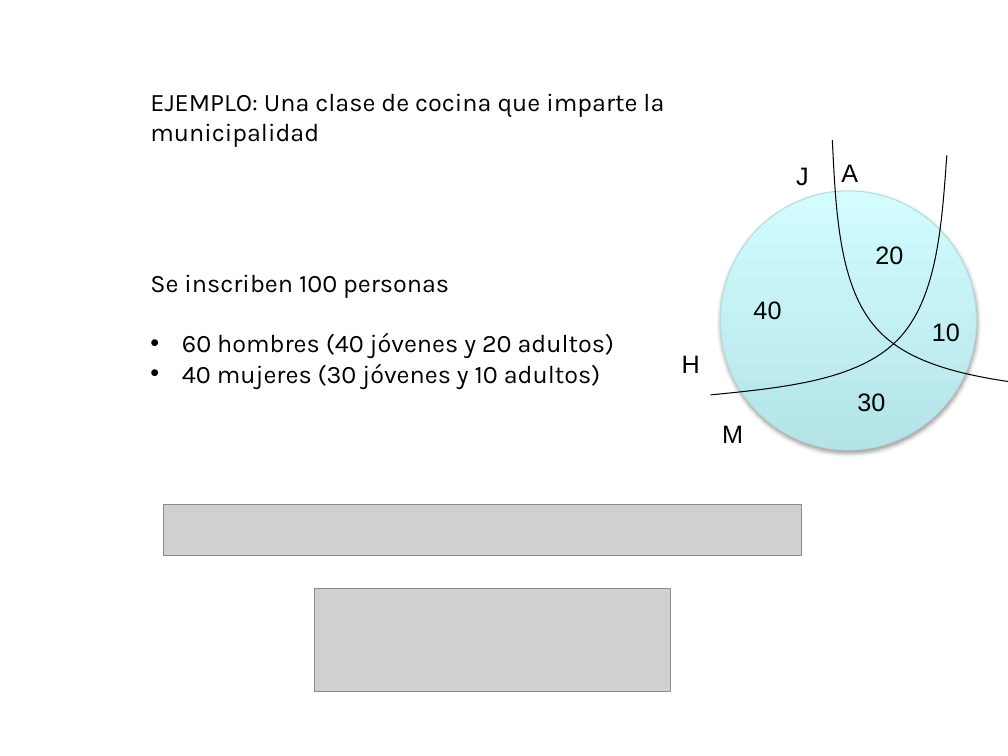
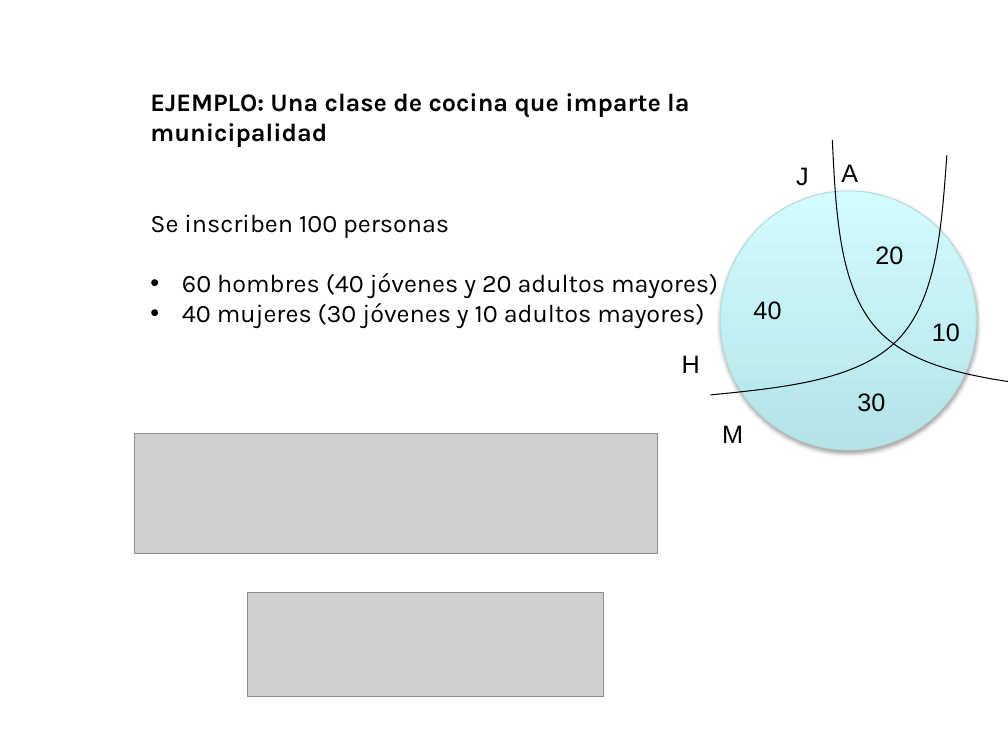
Before and after one commit to domingomery/patrones, a slide deck: slide 18 of clases/Cap04_Clasificacion/presentations/PAT04_Bayes.pptx. Drawn at 1008x756 pixels with LibreOffice and Linux fonts; fonts in the diff are those of the drawing; grey boxes stand for pictures. Boxes give left, top, right and bottom in pixels: in the first picture for what was removed or moved away, otherwise in the second. Text is boxed around its words. In the diff, an @@ line names an element or a change of style, - is before the commit and + after.

```diff
--- a/clases/Cap04_Clasificacion/presentations/PAT04_Bayes.pptx
+++ b/clases/Cap04_Clasificacion/presentations/PAT04_Bayes.pptx
@@ text at (150, 93, 689, 147): bold on in "EJEMPLO: Una clase de cocina que imparte ..." @@
@@ text at (182, 273, 718, 329): text changed @@
-• 60 hombres (40 jóvenes y 20 adultos)
-• 40 mujeres (30 jóvenes y 10 adultos)
+• 60 hombres (40 jóvenes y 20 adultos mayores)
+• 40 mujeres (30 jóvenes y 10 adultos mayores)
@@ picture added at (134, 433, 657, 553) @@
@@ picture removed at (163, 504, 801, 555) @@
@@ picture: place and size @@
-picture at (314, 589, 670, 692)
+picture at (248, 593, 604, 697)
```
Also in this commit, not shown: 4 other files.
